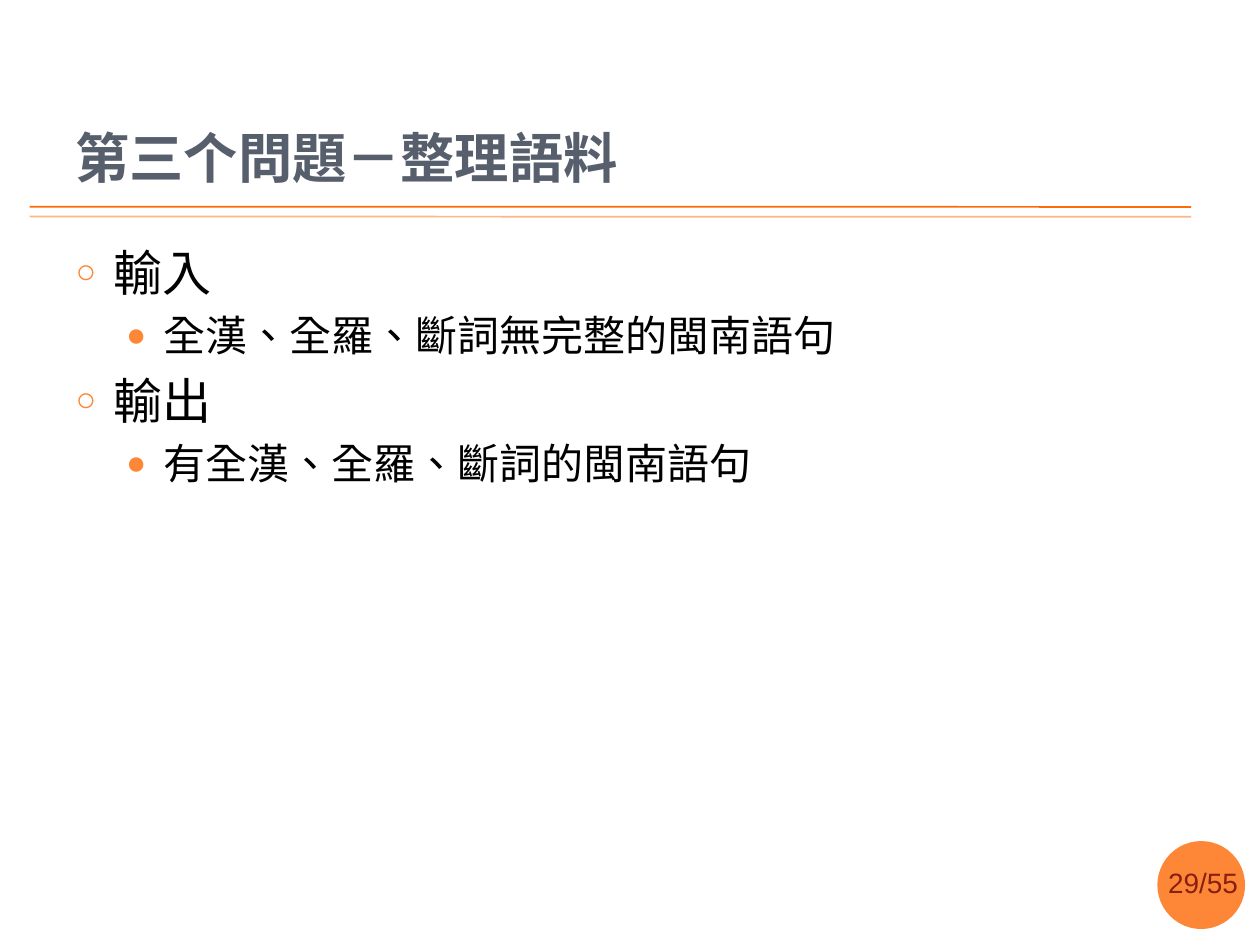
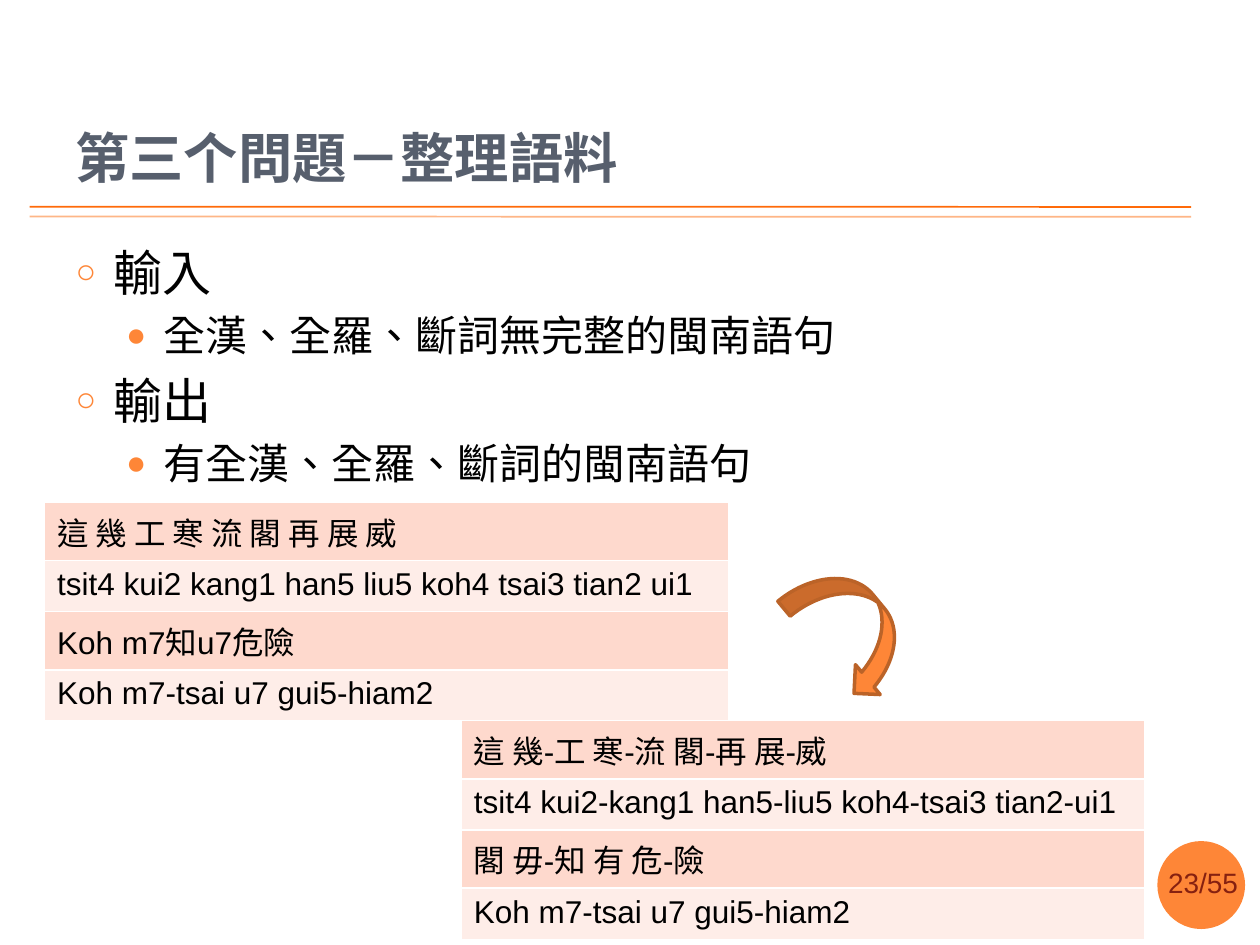
Before and after one commit to sih4sing5hong5/po3-ko3_tau5-iann2-phinn3, a slide deck: slide 23 of 翻譯報告.pptx (slide 29 before the commit). Drawn at 1260x945 pixels with LibreOffice and Linux fonts; fonts in the diff are those of the drawing; background and template pictures are left out. Boxes give left, top, right and bottom in pixels: in the first picture for what was removed or moved away, otherwise in the second. Text is boxed around its words. In the diff, an @@ line names an element or a change of style, - is before the commit and + after.

```diff
--- a/翻譯報告.pptx
+++ b/翻譯報告.pptx
@@ table added at (44,503,728,714), 4 rows, 1 columns @@
+這 幾 工 寒 流 閣 再 展 威
+tsit4 kui2 kang1 han5 liu5 koh4 tsai3 tian2 ui1
+Koh m7知u7危險
+Koh m7-tsai u7 gui5-hiam2
@@ curved down arrow added at (777,552,926,708), fill #FE8637, outline #BC6329 2 pt @@
@@ table added at (461,721,1145,933), 4 rows, 1 columns @@
+這 幾-工 寒-流 閣-再 展-威
+tsit4 kui2-kang1 han5-liu5 koh4-tsai3 tian2-ui1
+閣 毋-知 有 危-險
+Koh m7-tsai u7 gui5-hiam2
@@ page number at (1168,873,1238,893): text changed @@
-29/55
+23/55
```
Also in this commit, not shown: 28 other slides changed, 2 slides added, 1 slide removed.
